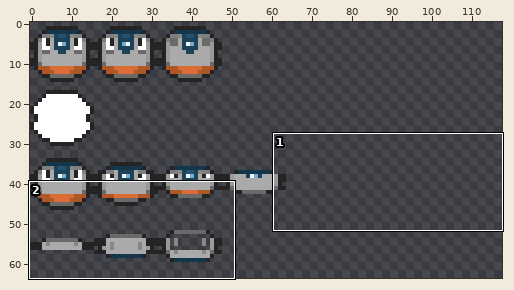
One commit to this pixel-art file: examples/vacuum-outlaw/src/main/resources/tilesets/objects/player.aseprite. Above: a wide view before the commit, with the close-up outlined.
Close-up. Old version:
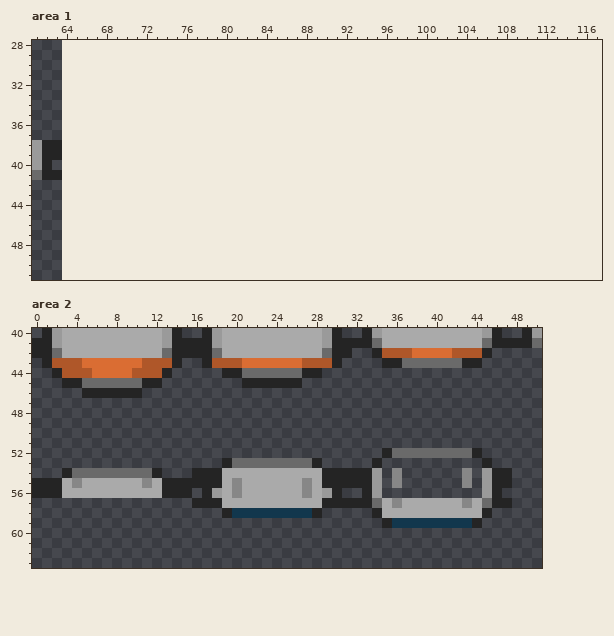
64x64 pixels, 1 frame. Colours within 5 levels of each other are drawn and written as one. Shown: area 1: x 61..117, y 28..51; area 2: x 0..50, y 40..63. The old version is drawn lined up with the new one, on the new canvas. The wide view leaves out empty margins.
New version:
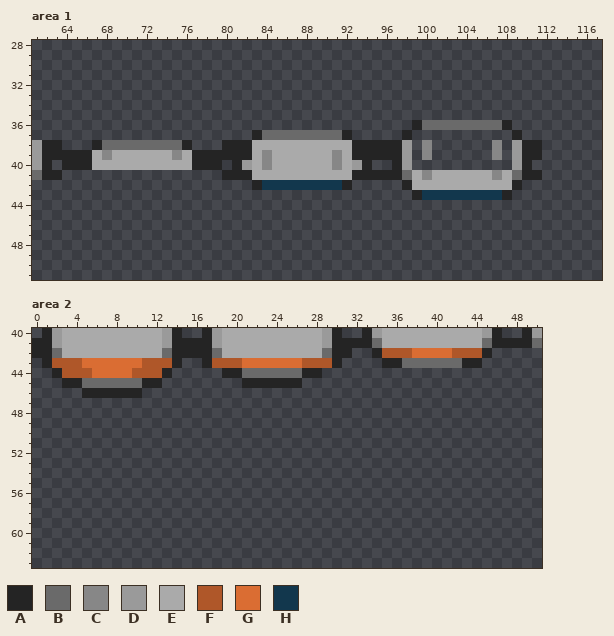
Palette (. is transparent): A #242424  B #6a6a6a  C #878787  D #9a9a9a  E #aaaaaa  F #af5729  G #da6d33  H #12374d
Change:
canvas 64x64 -> 128x64
--- area 1
@@ x 61..117 @@
 35 .........................................................
-36 .........................................................
-37 .........................................................
-38 DAA......................................................
-39 DAA......................................................
-40 DA.......................................................
-41 BAA......................................................
-42 .........................................................
-43 .........................................................
+36 ......................................ABBBBBBBBA.........
+37 ......................ABBBBBBBBA.....A..........A........
+38 DAA...ABBBBBBBBA...AAAEEEEEEEEEEAAAAAD.C......C.DAA......
+39 DAAAAAECEEEEEECEAAAAAAECEEEEEECEAAAAAD.C......C.DAA......
+40 DA.AAAEEEEEEEEEEAAA.ADECEEEEEECEDA..AD..........DA.......
+41 BAA................AAAEEEEEEEEEEAAAAABECEEEEEECEBAA......
+42 ......................AHHHHHHHHA.....AEEEEEEEEEEA........
+43 ......................................AHHHHHHHHA.........
 44 .........................................................
--- area 2
@@ x 0..50 @@
 51 ...................................................
-52 ...................................ABBBBBBBBA......
-53 ...................ABBBBBBBBA.....A..........A.....
-54 ...ABBBBBBBBA...AAAEEEEEEEEEEAAAAAD.C......C.DAA...
-55 AAAECEEEEEECEAAAAAAECEEEEEECEAAAAAD.C......C.DAA...
-56 AAAEEEEEEEEEEAAA.ADECEEEEEECEDA..AD..........DA....
-57 ................AAAEEEEEEEEEEAAAAABECEEEEEECEBAA...
-58 ...................AHHHHHHHHA.....AEEEEEEEEEEA.....
-59 ...................................AHHHHHHHHA......
+52 ...................................................
+53 ...................................................
+54 ...................................................
+55 ...................................................
+56 ...................................................
+57 ...................................................
+58 ...................................................
+59 ...................................................
 60 ...................................................
Pixel boxes of the changes (left, top, right, bottom) in both close-ups:
added: (62, 120, 542, 200)
erased: (32, 448, 512, 528)
